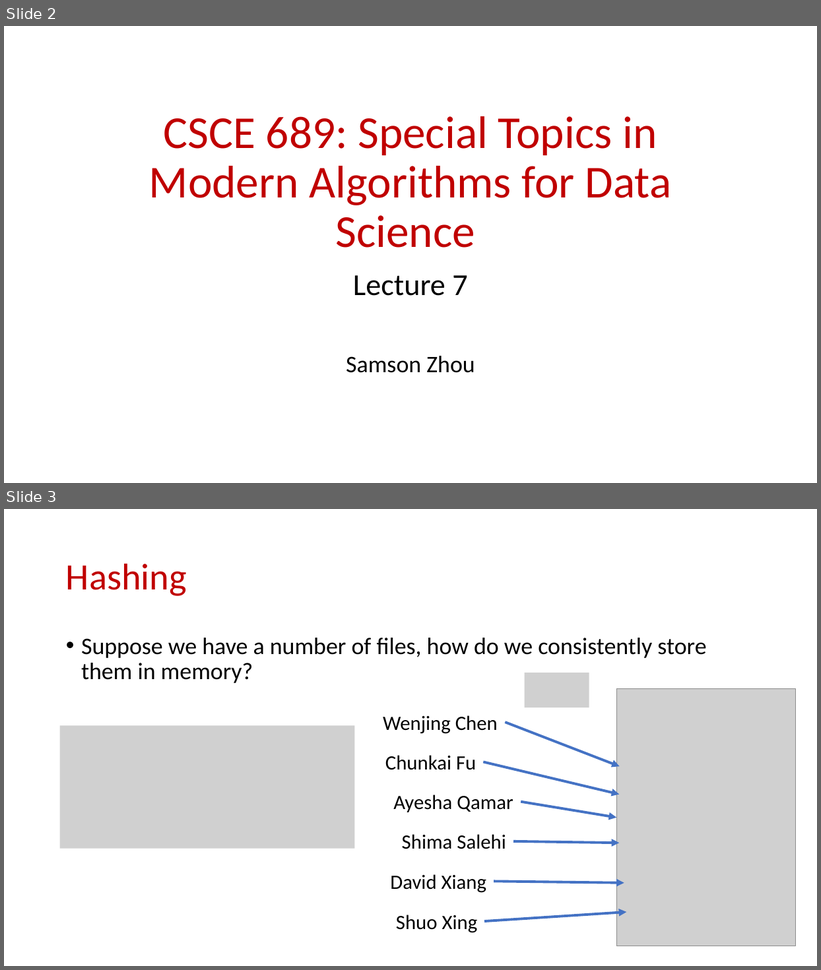
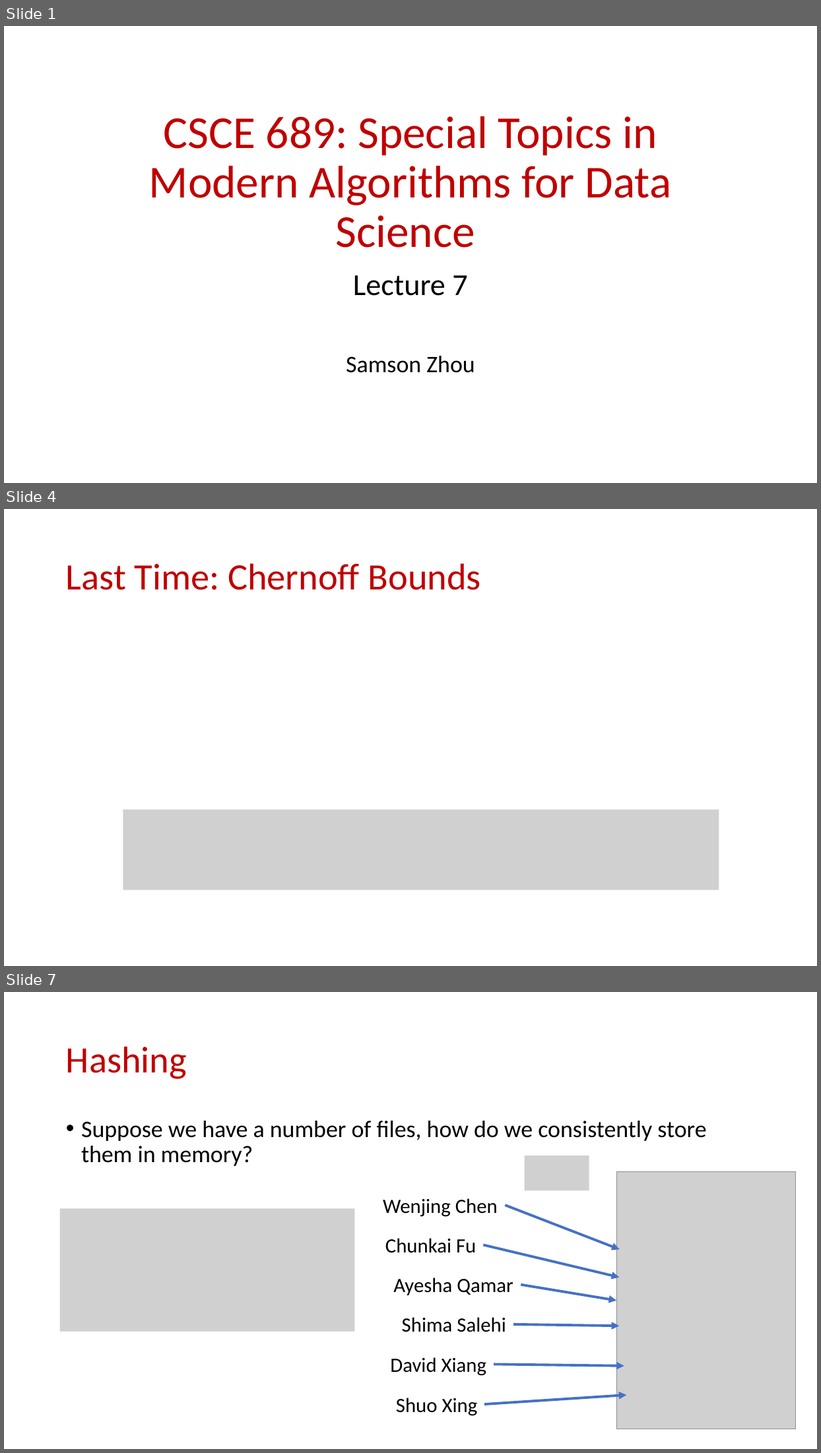
Before and after one commit to samsonzhou/samsonzhou.github.io, a slide deck: CSCE689-23/L7.pptx. Shown one above the other, each under a label of ours: slides 2 and 3 before the commit, slides 1, 4 and 7 after it; the slides between them are not shown. The pictures are 821x970 and 821x1453 pixels, drawn with LibreOffice and Linux fonts; fonts in the diff are those of the drawing; grey boxes stand for pictures. Boxes give left, top, right and bottom in pixels: in the first picture for what was removed or moved away, otherwise in the second. Text is boxed around its words. In the diff, an @@ line names an element or a change of style, - is before the commit and + after.

```diff
--- a/CSCE689-23/L7.pptx
+++ b/CSCE689-23/L7.pptx
@@ slide 4 added at bbox=[4, 509, 817, 966], background #FFFFFF @@
@@ title added at bbox=[66, 563, 481, 590], 44 pt, text #C00000 @@
+Last Time: Chernoff Bounds
@@ picture added at bbox=[123, 810, 719, 890] @@
@@ what was slide 2 is now slide 1 @@
@@ what was slide 3 is now slide 7 @@
```
Also in this commit, not shown: 1 slide changed, 24 other slides added, 1 slide removed.
